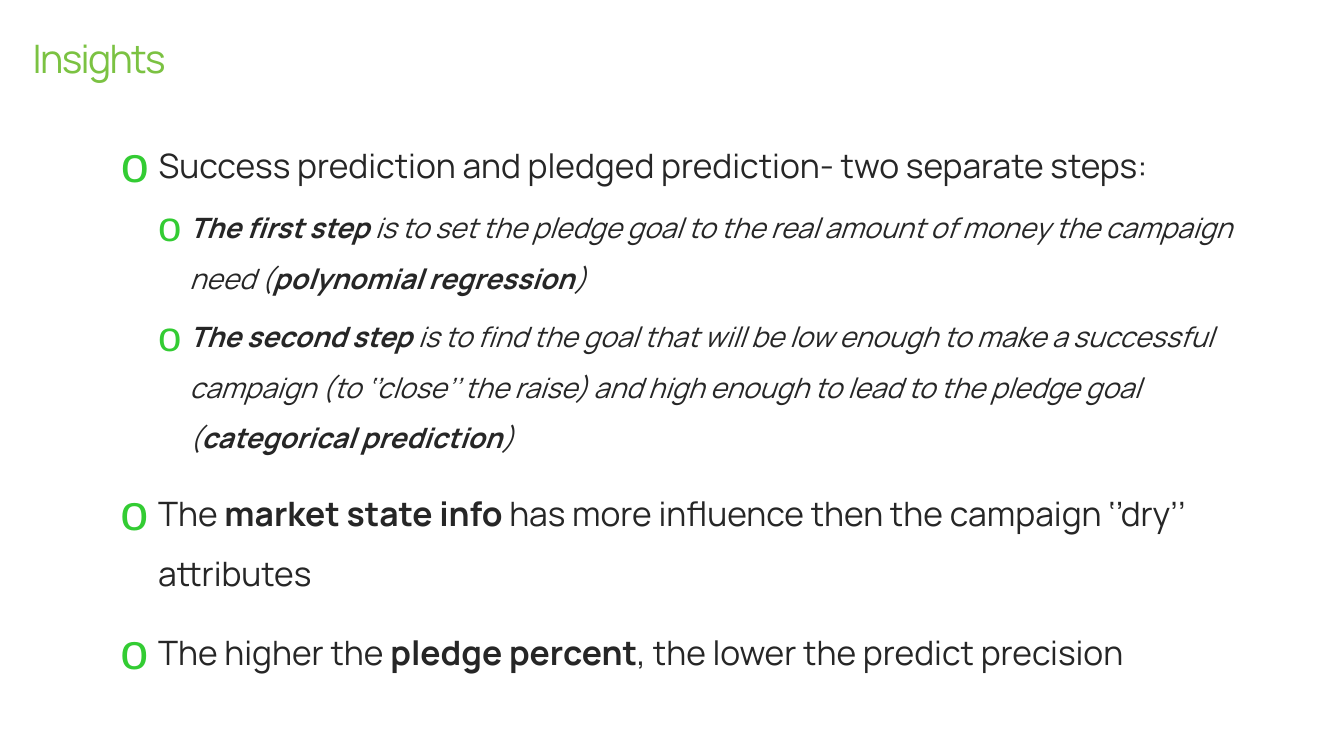
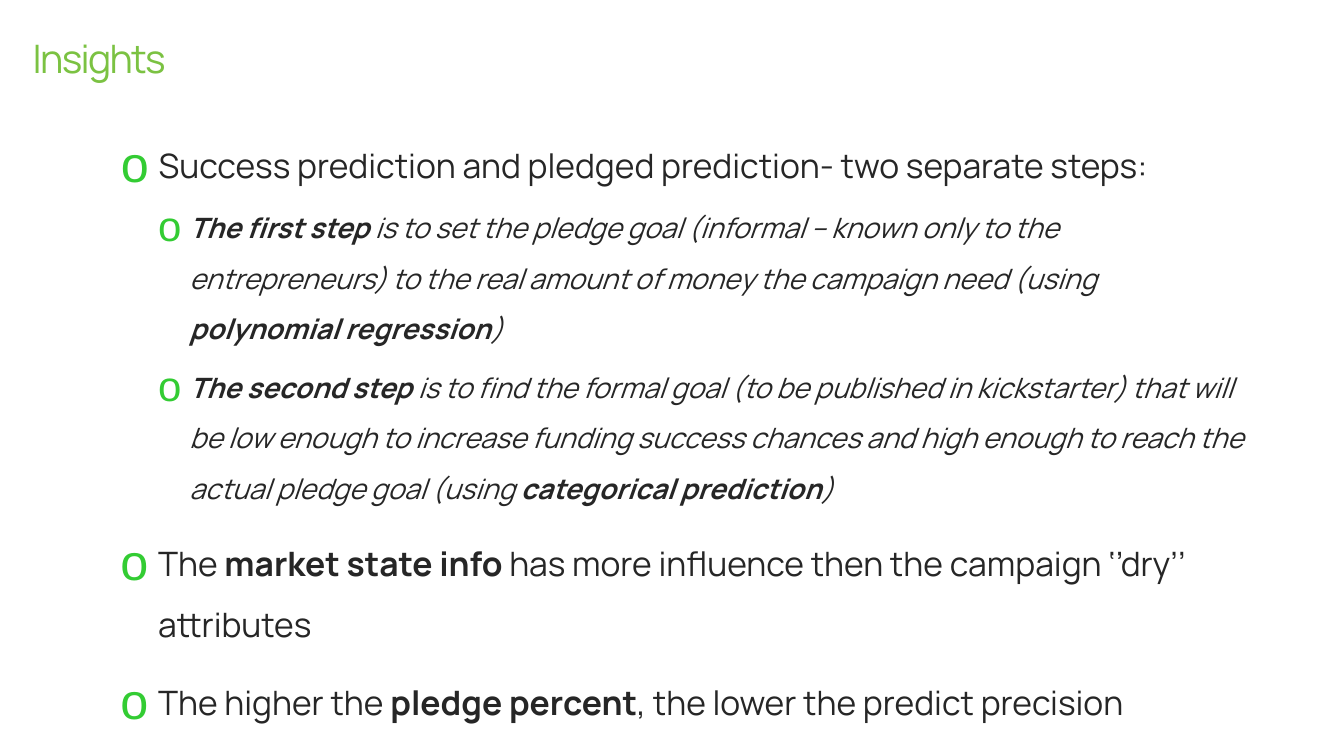
Before and after one commit to etoister/Kickstarter, a slide deck: slide 27 of KO final.pptx. Drawn at 1344x756 pixels with LibreOffice and Linux fonts; fonts in the diff are those of the drawing. Boxes give left, top, right and bottom in pixels: in the first picture for what was removed or moved away, otherwise in the second. Text is boxed around its words. In the diff, an @@ line names an element or a change of style, - is before the commit and + after.

```diff
--- a/KO final.pptx
+++ b/KO final.pptx
@@ text at (x1=189, y1=215, x2=1243, y2=506): text changed @@
-    o The first step is to set the pledge goal to the real amount of money the campaign need (polynomial regression)
-    o The second step is to find the goal that will be low enough to make a successful campaign (to ‘’close’’ the raise) and high enough to lead to the pledge goal (categorical prediction)
+    o The first step is to set the pledge goal (informal – known only to the entrepreneurs) to the real amount of money the campaign need (using polynomial regression)
+    o The second step is to find the formal goal (to be published in kickstarter) that will be low enough to increase funding success chances and high enough to reach the actual pledge goal (using categorical prediction)
```
Also in this commit, not shown: 4 other slides changed.
